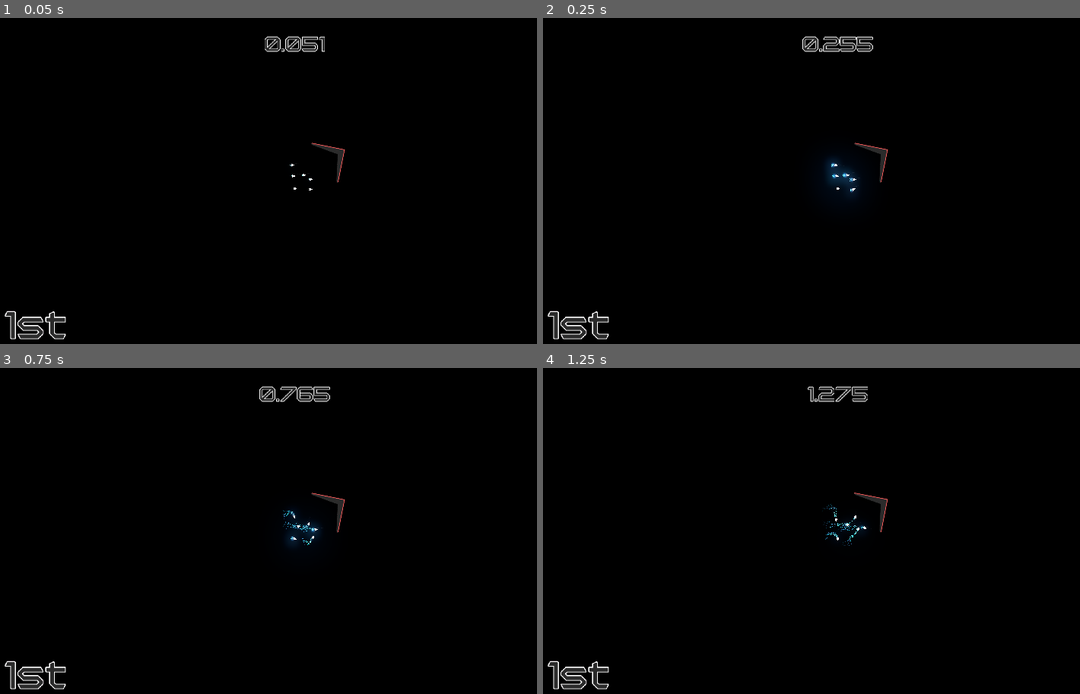
Above: before the commit, frames 1-4 (two rows, left to right).
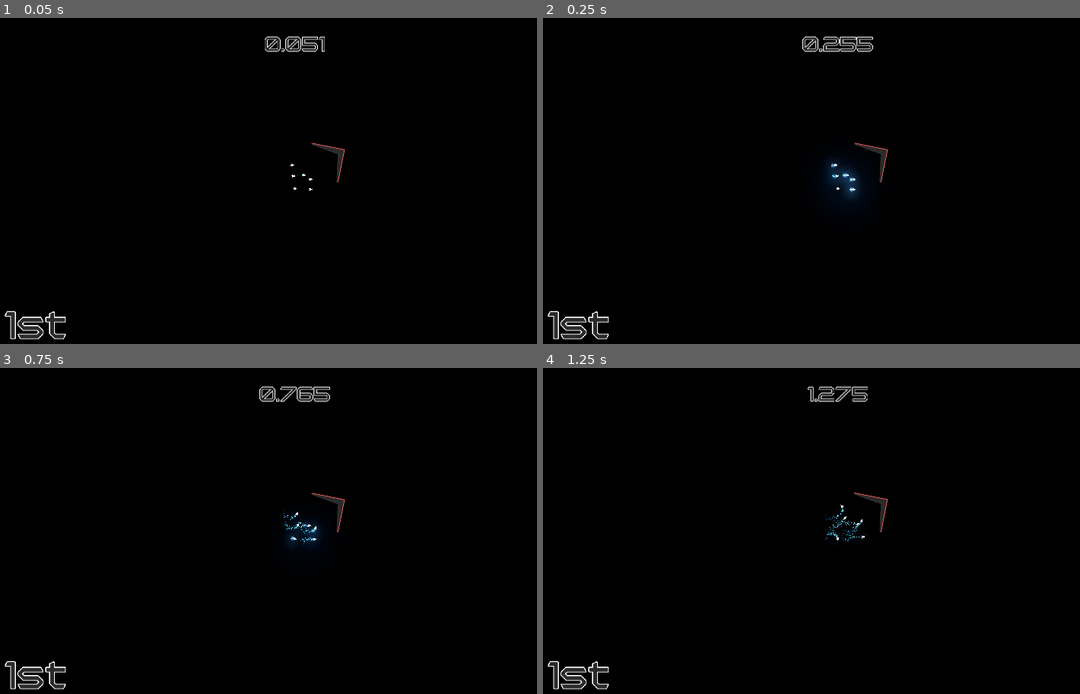
Above: after the commit, the same moments.

Repository: Insta-x/boost-racer
Game: Godot game, scene res://Src/Game.tscn
The game is run twice, just before and just after one commit, with the same random seed, the same clock (stepped at 60 frames per second) and the same inputs.
Inputs:
- Up to frame 1 (0.05 s): no input
- Up to frame 2 (0.25 s): no input
- Up to frame 3 (0.75 s): hold D (turn_right) from 0.53 s (still down); hold Shift (boost) from 0.53 s (still down)
- Up to frame 4 (1.25 s): keep holding D (turn_right); keep holding Shift (boost)

Frame 1 is identical in both runs. In frame 2, less than 0.1% of the frame differs, in the area x 53-59%, y 44-55%; in frame 3, 0.1%; in frame 4, 0.2%, in the area x 52-61%, y 41-55%.

Commit message:
hrsny ok

Diff:
--- a/Src/Game.tscn
+++ b/Src/Game.tscn
@@ -14,6 +14,15 @@
 
 [node name="GameWorld" parent="." instance=ExtResource( 1 )]
 position = Vector2( -14, 0 )
+
+[node name="Position2D4" parent="GameWorld/PathFinder/Nodes" index="3"]
+position = Vector2( 13918, 2635 )
+
+[node name="Position2D63" parent="GameWorld/PathFinder/Nodes" index="44"]
+position = Vector2( 12196, 2231 )
+
+[node name="Position2D21" parent="GameWorld/PathFinder/Nodes" index="80"]
+position = Vector2( 3081, 8728 )
 
 [node name="WorldEnvironment" type="WorldEnvironment" parent="."]
 environment = ExtResource( 7 )
--- a/Src/Lee/PathFinder.gd
+++ b/Src/Lee/PathFinder.gd
@@ -5,28 +5,37 @@
 onready var raycast := $RayCast2D
 
 var adj := []
+var balancer := []
 var next := []
 var racers := []
 
 
 func dist(a: Vector2, b: Vector2):
-	return pow(a.distance_to(b), 0.6)
+	return pow(a.distance_to(b), 1)
 
 func cekwall(racer: EnemyRacer) -> void:
 	# cek apa bs ke nextnext?
-	raycast.position = racer.position
-	raycast.cast_to = arr[racer.nextnext].position - racer.position
-	raycast.force_raycast_update()
-	if not raycast.is_colliding():
-		racer.next = racer.nextnext
-		racer.nextnext = next[racer.guideID][racer.nextnext]
-		return
+	var X : Vector2 = (arr[racer.nextnext].position - racer.position).normalized().rotated(PI/2)
+	for x in [-50, 0, 50]:
+		var pos = racer.position + X * x
+		raycast.position = pos
+		raycast.cast_to = arr[racer.nextnext].position - pos
+		raycast.force_raycast_update()
+		if not raycast.is_colliding():
+			racer.next = racer.nextnext
+			racer.nextnext = next[racer.guideID][racer.nextnext]
+			return
 
 	# cek udh gbs ke next
-	raycast.position = racer.position
-	raycast.cast_to = arr[racer.next].position - racer.position
-	raycast.force_raycast_update()
-	if raycast.is_colliding():
+	var flag = 0
+	for x in [-50, 0, 50]:
+		var pos = racer.position + X * x
+		raycast.position = pos
+		raycast.cast_to = arr[racer.next].position - pos
+		raycast.force_raycast_update()
+		if raycast.is_colliding():
+			flag += 1
+	if flag == 3:
 		updatenext(racer.position, racer.guideID)
 
 func updatenext(pos : Vector2, guide_id : int) -> void:
@@ -45,20 +54,42 @@
 	racers[guide_id].nextnext = next[guide_id][nxt]
 
 func _ready():
-	randomize()
 	print("jumlah titik:", n)
 	# bikin grafnya
-	for x in n: adj.append([])
-	for i in n: for j in i:
-		raycast.position = arr[i].position
-		raycast.cast_to = arr[j].position - arr[i].position
-		raycast.force_raycast_update()
-		if not raycast.is_colliding():
-			adj[i].append(Vector2(j, dist(arr[i].position, arr[j].position)))
+	for i in n: adj.append([])
+	var ARR = []
+	for i in n: ARR.append(0)
+	for i in n: balancer.append(ARR.duplicate())
+
+	for i in n:
+		var to := []
+		for j in n:
+			if i == j: continue
+			raycast.position = arr[i].position
+			raycast.cast_to = arr[j].position - arr[i].position
+			raycast.force_raycast_update()
+			if not raycast.is_colliding():
+				var flag := 0
+				for k in len(to):
+					var u : Vector2 = arr[i].position
+					var v : Vector2 = arr[j].position
+					var w : Vector2 = arr[to[k]].position
+					var d := (v-u).angle_to(w-u)
+					if d < 0: d += PI * 2
+					if d < deg2rad(25) or d > deg2rad(360-25):
+						flag += 1
+						if dist(v, u) < dist(w, u):
+							to[k] = j
+				if flag == 0:
+					to.push_back(j)
+		print(i, to)
+		for j in to:
 			adj[j].append(Vector2(i, dist(arr[i].position, arr[j].position)))
+			#adj[j].append(Vector2(i, dist(arr[i].position, arr[j].position)))
 
 	# assign tiap enemies
 	for racer in self.get_children():
+		randomize()
 		if racer.get("guideID") == null: continue
 		racer.guideID = len(next)
 		racers.append(racer)
@@ -80,13 +111,16 @@
 			for V in adj[u]:
 				var v := int(V.x)
 				if vis[v] != inf: continue
-				queue.push_back(Vector3(d + (V.y) * (1 + randf() * 10), v, u))
+				queue.push_back(Vector3(d + (V.y) * (1 + balancer[u][v] * 2) * (1 + randf() * 0.2), v, u))
+			if u == 0: print(d)
+		var t = 0
+		while t != 1:
+			balancer[t][vis[t]] += 1
+			balancer[vis[t]][t] += 1
+			t = vis[t]
 
-		var nextarr = []
-		for i in n: nextarr.push_back(-1)
-		for i in n: nextarr[i] = vis[i]
-		print(nextarr)
-		next.append(nextarr)
+		next.append(vis)
+		print(vis)
 		updatenext(racer.position, racer.guideID)
 
 	$Timer.start()
--- a/Src/Racer/EnemyRacer.gd
+++ b/Src/Racer/EnemyRacer.gd
@@ -25,7 +25,9 @@
 func calc_target_velocity():
 	if next == -1: return
 	targetpos = get_parent().arr[next].position
-	target_velocity = (targetpos - position).normalized() * (targetspeed)#position.distance_to(targetpos))
+	target_velocity = (targetpos - position).normalized() * targetspeed#position.distance_to(targetpos))
+	if position.distance_to(targetpos) / targetspeed < 1:
+		target_velocity *= position.distance_to(targetpos) / targetspeed
 
 func _physics_process(delta:float) -> void:
 	calc_target_velocity()
@@ -38,7 +40,8 @@
 	# kalo ga searah, searahin dulu
 	braking = false
 	#boosting = true
-	$Target.cast_to = target_velocity + adjust_velocity #debugging purpose
+	#$Target.cast_to = target_velocity + adjust_velocity #debugging purpose
+	$Target.cast_to = targetpos - position
 	var target_rotation := (target_velocity + adjust_velocity - linear_velocity).angle()
 	var drot := (target_rotation - rotation)
 	if drot < 0: drot += PI * 2
